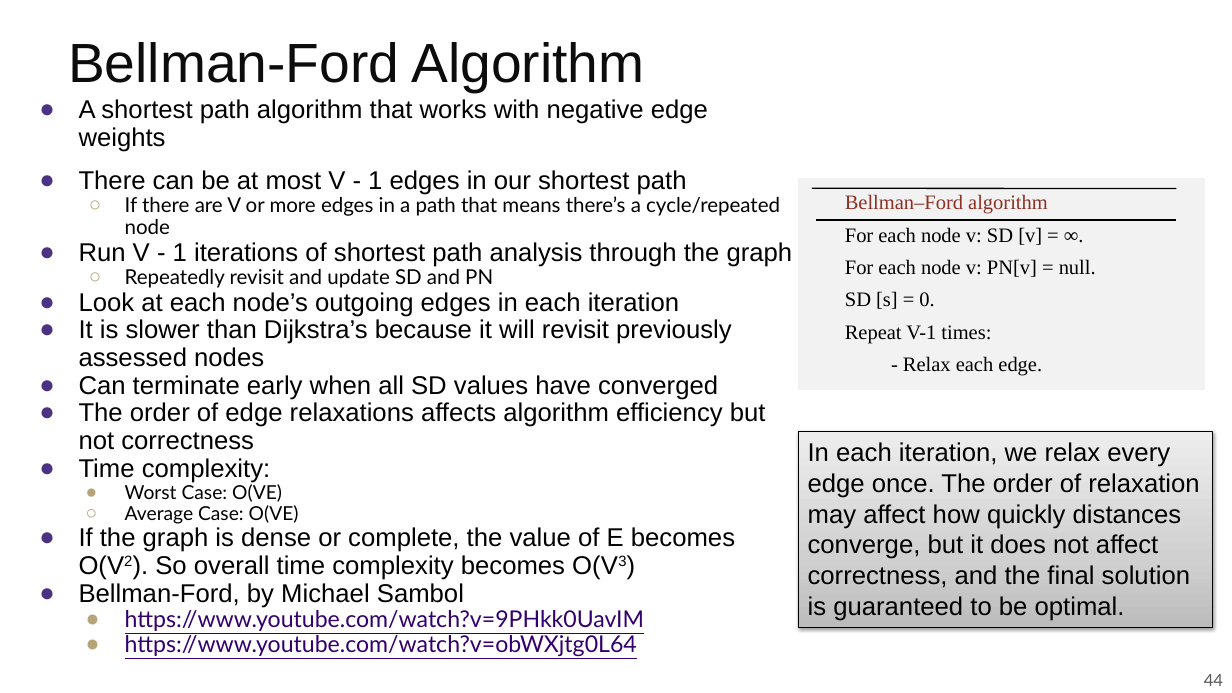
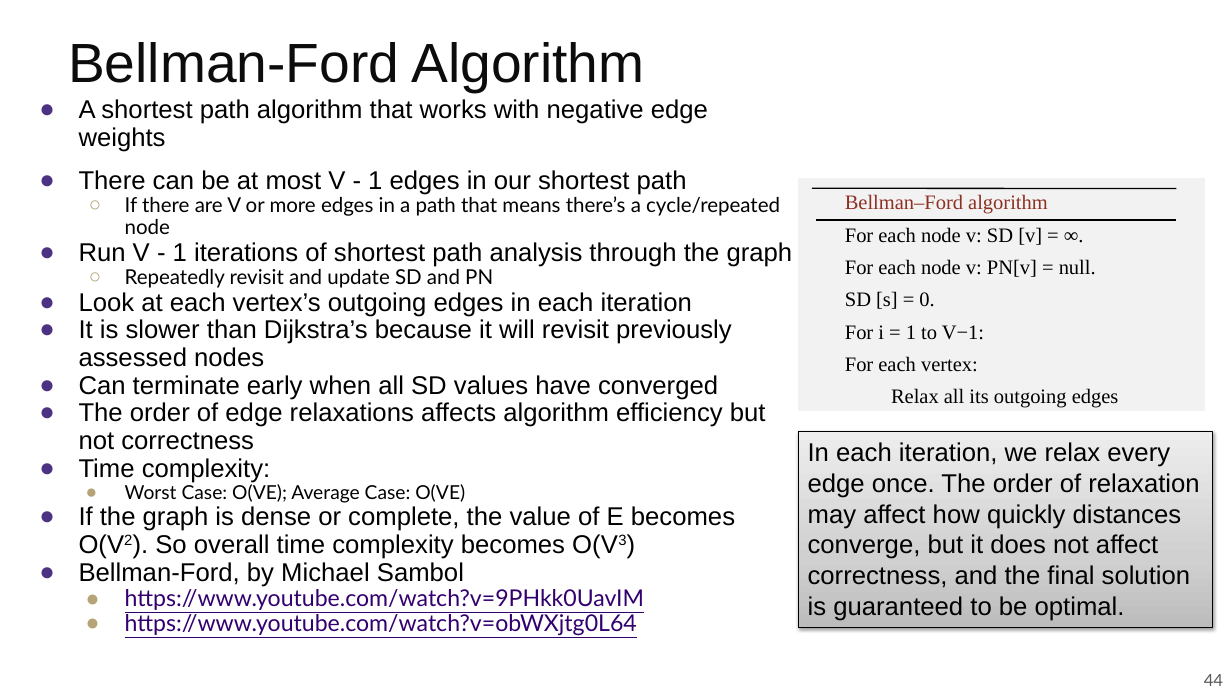
Before and after one commit to guhofstra/CSC175Sp26, a slide deck: slide 44 of PPTs/Lecture 5.1 Shortest Paths Algorithms.pptx. Drawn at 1232x693 pixels with LibreOffice and Linux fonts; fonts in the diff are those of the drawing. Boxes give left, top, right and bottom in pixels: in the first picture for what was removed or moved away, otherwise in the second. Text is boxed around its words. In the diff, an @@ line names an element or a change of style, - is before the commit and + after.

```diff
--- a/PPTs/Lecture 5.1 Shortest Paths Algorithms.pptx
+++ b/PPTs/Lecture 5.1 Shortest Paths Algorithms.pptx
@@ freeform shape: place and size @@
-freeform shape at [799, 178, 1204, 390]
+freeform shape at [799, 178, 1204, 410]
@@ text at [79, 292, 692, 317]: text changed @@
-● Look at each node’s outgoing edges in each iteration
+● Look at each vertex’s outgoing edges in each iteration
@@ text at [845, 325, 1119, 408]: text changed @@
-Repeat V-1 times:
-- Relax each edge.
+For i = 1 to V−1:
+For each vertex:
+Relax all its outgoing edges
@@ text at [125, 484, 465, 503]: text changed @@
-  ● Worst Case: O(VE)
-  ○ Average Case: O(VE)
+  ● Worst Case: O(VE); Average Case: O(VE)
```
Also in this commit, not shown: 6 other slides changed, 4 slides added, 1 other file.
